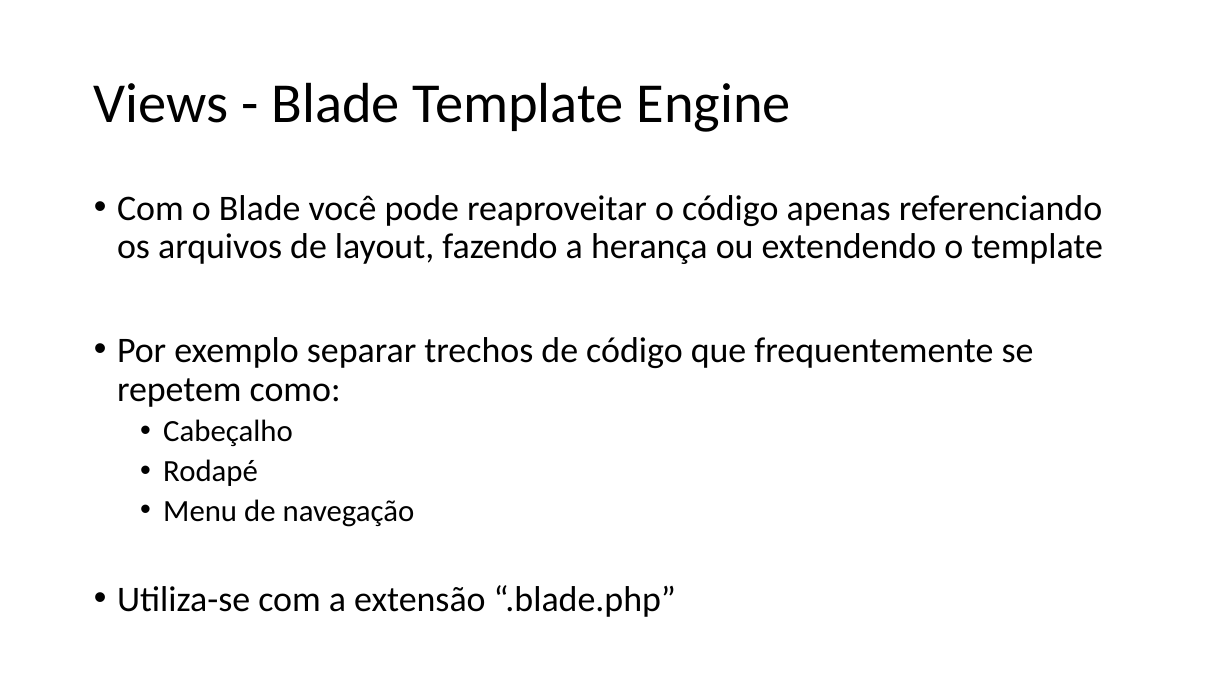
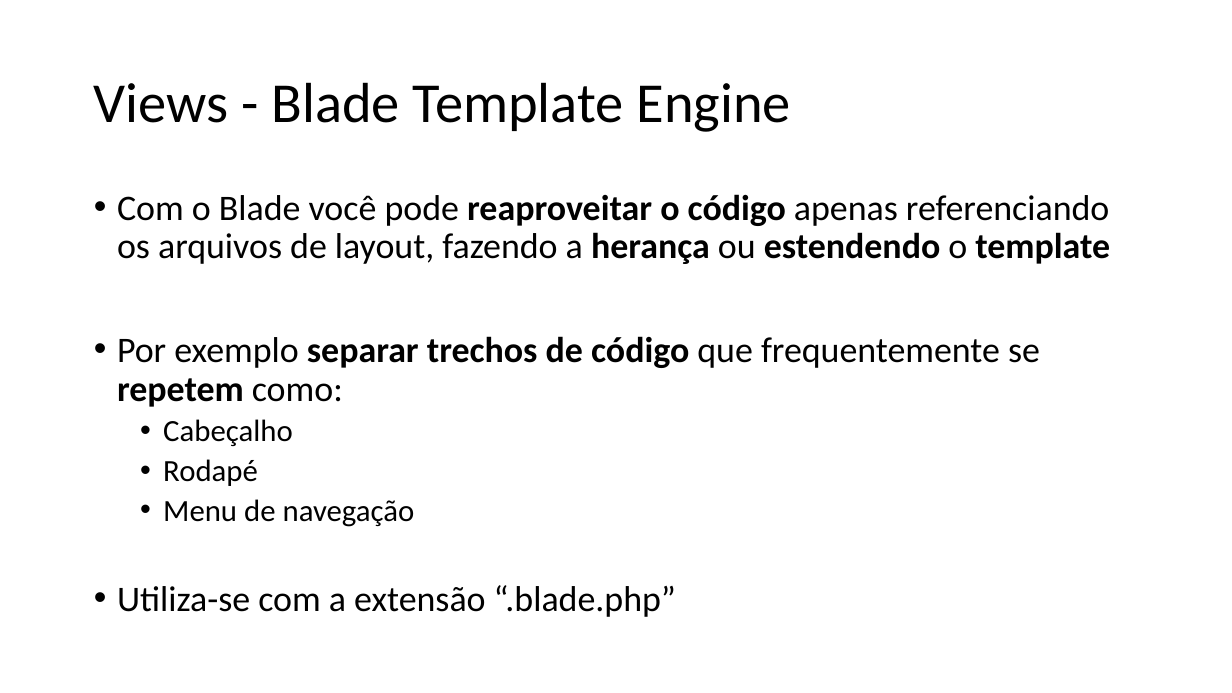
Before and after one commit to renanpupin/fct-blog, a slide deck: slide 44 of Introdução a APIs RESTful com PHP Laravel 5.pptx (slide 46 before the commit). Drawn at 1232x693 pixels with LibreOffice and Linux fonts; fonts in the diff are those of the drawing. Boxes give left, top, right and bottom in pixels: in the first picture for what was removed or moved away, otherwise in the second. Text is boxed around its words. In the diff, an @@ line names an element or a change of style, - is before the commit and + after.

```diff
--- a/Introdução a APIs RESTful com PHP Laravel 5.pptx
+++ b/Introdução a APIs RESTful com PHP Laravel 5.pptx
@@ text at [117,194,1110,264]: text changed @@
-• Com o Blade você pode reaproveitar o código apenas referenciando os arquivos de layout, fazendo a herança ou extendendo o template
+• Com o Blade você pode reaproveitar o código apenas referenciando os arquivos de layout, fazendo a herança ou estendendo o template
@@ text at [117,336,1040,407]: bold on in "separar trechos de código repetem" @@
```
Also in this commit, not shown: 31 other slides changed, 2 slides removed.
